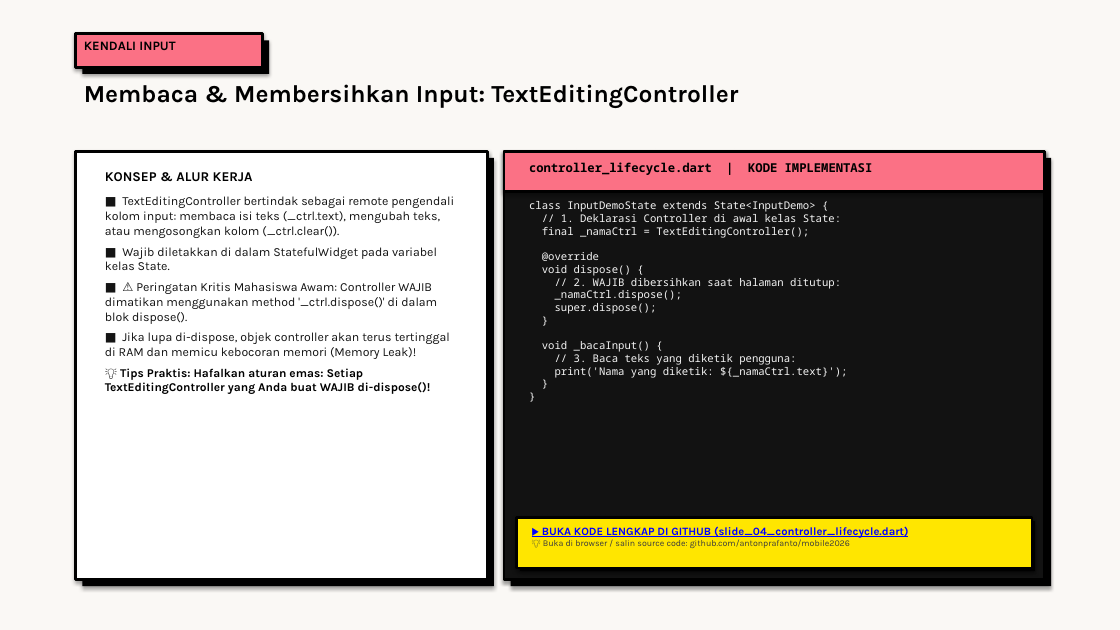
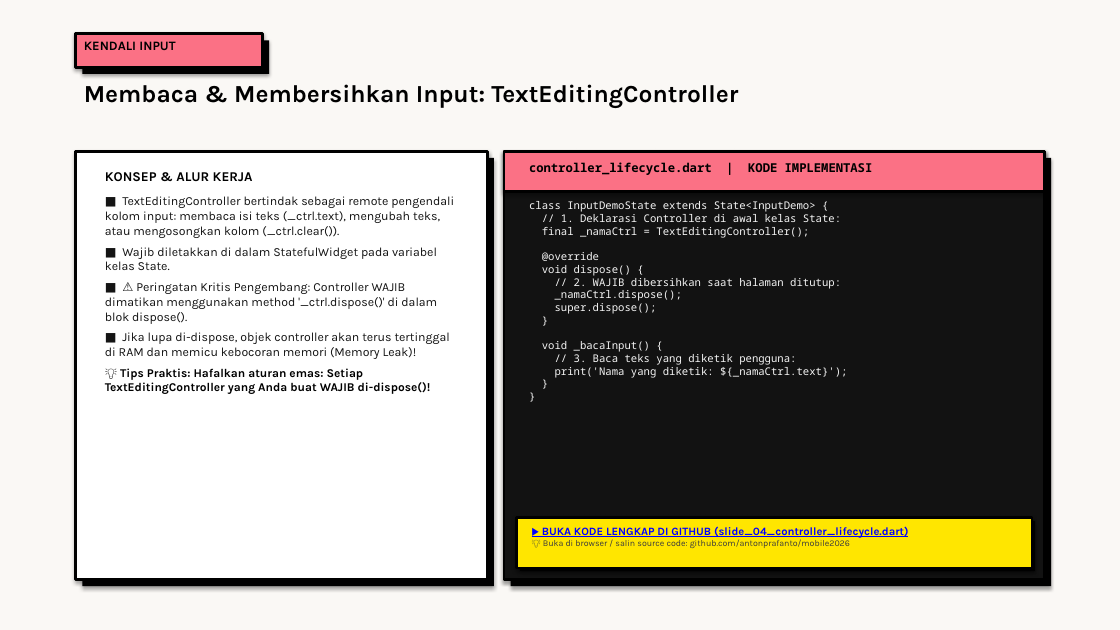
Before and after one commit to antonprafanto/mobile2026, a slide deck: slide 4 of 03_slide_presentasi/PERTEMUAN_04_Form_Handling_dan_GoRouter.pptx. Drawn at 1120x630 pixels with LibreOffice and Linux fonts; fonts in the diff are those of the drawing. Boxes give left, top, right and bottom in pixels: in the first picture for what was removed or moved away, otherwise in the second. Text is boxed around its words. In the diff, an @@ line names an element or a change of style, - is before the commit and + after.

Commit message:
refactor(presentation): eliminasi istilah 'awam' dan standarisasi narasi akademis profesional di seluruh slide P1-P7, kode, dan markdown

```diff
--- a/03_slide_presentasi/PERTEMUAN_04_Form_Handling_dan_GoRouter.pptx
+++ b/03_slide_presentasi/PERTEMUAN_04_Form_Handling_dan_GoRouter.pptx
@@ text at [105, 282, 437, 324]: text changed @@
-■ ⚠️ Peringatan Kritis Mahasiswa Awam: Controller WAJIB dimatikan menggunakan method '_ctrl.dispose()' di dalam blok dispose().
+■ ⚠️ Peringatan Kritis Pengembang: Controller WAJIB dimatikan menggunakan method '_ctrl.dispose()' di dalam blok dispose().
```
Also in this commit, not shown: 1 other slide changed, 19 other files.
